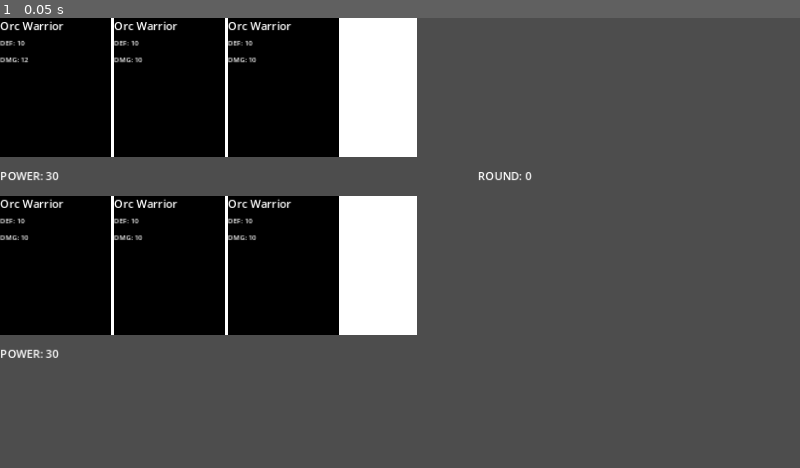
Above: before the commit, frame 1.
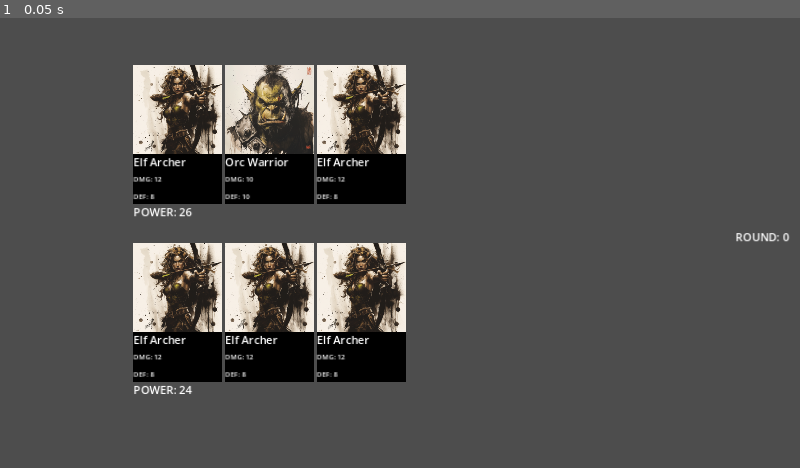
Above: after the commit, the same moment.

Repository: debris/autobattler
Game: Godot game, scene res://UI/Battle.tscn
The game is run twice, just before and just after one commit, with the same random seed, the same clock (stepped at 60 frames per second) and the same inputs. Before the commit the project starts from res://Battle.tscn.
Inputs:
- Up to frame 1 (0.05 s): no input

The runs differ from the first frame. In frame 1, 38% of the frame differs, in the area x 0-99%, y 0-84%.

Commit message:
reorganization && assets

Diff:
--- a/Battle.tscn
+++ /dev/null
@@ -1,20 +0,0 @@
-[gd_scene load_steps=3 format=3 uid="uid://dxvn6rx8m3xcl"]
-
-[ext_resource type="Script" path="res://Battle.gd" id="1_w871l"]
-[ext_resource type="PackedScene" uid="uid://cdnpjps8d0c6u" path="res://UI/BattleTeamControl.tscn" id="2_w07n4"]
-
-[node name="Battle" type="Node2D"]
-script = ExtResource("1_w871l")
-
-[node name="TeamA" parent="." instance=ExtResource("2_w07n4")]
-
-[node name="TeamB" parent="." instance=ExtResource("2_w07n4")]
-offset_top = 256.0
-offset_bottom = 456.0
-
-[node name="Round" type="Label" parent="."]
-offset_left = 688.0
-offset_top = 216.0
-offset_right = 728.0
-offset_bottom = 239.0
-text = "Round"
--- a/BattleState.gd
+++ b/Engine/BattleState.gd
@@ -25,26 +25,26 @@
 # private
 func _execute_def():
 	for battle_unit in team_a.members:
-		if battle_unit.unit.is_def_active_at_round(round):
+		if battle_unit.unit.def_schedule.at(round):
 			team_a.power += battle_unit.def
 			action_executed.emit(ActionTeamDefend.new(battle_unit, team_a, battle_unit.def))
 			await _internal_proceed
 
 	for battle_unit in team_b.members:
-		if battle_unit.unit.is_def_active_at_round(round):
+		if battle_unit.unit.def_schedule.at(round):
 			team_b.power += battle_unit.def
 			action_executed.emit(ActionTeamDefend.new(battle_unit, team_b, battle_unit.def))
 			await _internal_proceed
 
 func _execute_dmg():
 	for battle_unit in team_a.members:
-		if battle_unit.unit.is_dmg_active_at_round(round):
+		if battle_unit.unit.dmg_schedule.at(round):
 			team_b.power -= battle_unit.dmg
 			action_executed.emit(ActionTeamAttack.new(battle_unit, team_a, battle_unit.dmg))
 			await _internal_proceed
 
 	for battle_unit in team_b.members:
-		if battle_unit.unit.is_dmg_active_at_round(round):
+		if battle_unit.unit.dmg_schedule.at(round):
 			team_a.power -= battle_unit.dmg
 			action_executed.emit(ActionTeamAttack.new(battle_unit, team_b, battle_unit.dmg))
 			await _internal_proceed
@@ -53,13 +53,13 @@
 func _execute_skills():
 	var team_a_actions = []
 	for battle_unit in team_a.members:
-		if battle_unit.unit.is_skill_active_at_round(round):
+		if battle_unit.unit.skill_schedule.at(round):
 			var action = battle_unit.unit.skill._execute(battle_unit, team_a, self)
 			team_a_actions.push_back(action)
 
 	var team_b_actions = []
 	for battle_unit in team_b.members:
-		if battle_unit.unit.is_skill_active_at_round(round):
+		if battle_unit.unit.skill_schedule.at(round):
 			var action = battle_unit.unit.skill._execute(battle_unit, team_b, self)
 			team_b_actions.push_back(action)
 
--- /dev/null
+++ b/Engine/OwnedUnit.gd
@@ -0,0 +1,16 @@
+extends Resource
+class_name OwnedUnit
+
+@export var base: Unit
+
+@export var dmg: int
+# size 3 to 8, 1 to 3 is true
+@export var dmg_schedule: Schedule
+
+@export var def: int
+# size 3 to 8, 1 to 3 is true
+@export var def_schedule: Schedule
+
+@export var skill: Skill
+# size 3 to 8, 1 to 3 is true
+@export var skill_schedule: Schedule
--- /dev/null
+++ b/Engine/Schedule.gd
@@ -0,0 +1,19 @@
+# Skill schedule
+#
+# Skill can be scheduled for X out of Y round (X / Y)
+#
+# 1/3 33%
+# 1/4 25%
+#
+# 2/5 40%
+# 2/6 33%
+#
+# 3/7 42%
+# 3/8 37.5%
+extends Resource
+class_name Schedule
+
+@export var data: Array[bool]
+
+func at(round: int) -> bool:
+	return data[round % data.size()]
--- /dev/null
+++ b/Engine/Units/ElfArcher.gd
@@ -0,0 +1,9 @@
+extends Unit
+class_name UnitElfArcher
+
+func _init():
+	name = "Elf Archer"
+	texture = load("res://Assets/Units/elf_archer.png")
+	dmg = 12
+	def = 8
+	skill = Skill.new()
--- /dev/null
+++ b/Engine/Units/OrcWarrior.gd
@@ -0,0 +1,9 @@
+extends Unit
+class_name UnitOrcWarrior
+
+func _init():
+	name = "Orc Warrior"
+	texture = load("res://Assets/Units/orc_warrior.png")
+	dmg = 10
+	def = 10
+	skill = SkillBloodRage.new()
--- /dev/null
+++ b/Engine/Units/VikingWarrior.gd
@@ -0,0 +1,9 @@
+extends Unit
+class_name UnitVikingWarrior
+
+func _init():
+	name = "Viking Warrior"
+	texture = load("res://Assets/Units/viking_warrior.png")
+	dmg = 10
+	def = 10
+	skill = Skill.new()
--- a/OwnedUnit.gd
+++ /dev/null
@@ -1,25 +0,0 @@
-extends Resource
-class_name OwnedUnit
-
-@export var base: Unit
-
-@export var dmg: int
-# size 3 to 8, 1 to 3 is true
-@export var dmg_rounds: Array[bool]
-
-@export var def: int
-# size 3 to 8, 1 to 3 is true
-@export var def_rounds: Array[bool]
-
-@export var skill: Skill
-# size 3 to 8, 1 to 3 is true
-@export var skill_rounds: Array[bool]
-
-func is_dmg_active_at_round(round: int) -> bool:
-	return dmg_rounds[round % dmg_rounds.size()]
-
-func is_def_active_at_round(round: int) -> bool:
-	return def_rounds[round % def_rounds.size()]
-
-func is_skill_active_at_round(round: int) -> bool:
-	return skill_rounds[round % skill_rounds.size()]
--- a/Battle.gd
+++ b/UI/Battle.gd
@@ -1,7 +1,7 @@
 extends Node2D
 
-@onready var team_a_control = $TeamA
-@onready var team_b_control = $TeamB
+@onready var team_a_control = $CenterContainer/GridContainer/TeamA
+@onready var team_b_control = $CenterContainer/GridContainer/TeamB
 @onready var round_label = $Round
 
 var battle_state: BattleState
@@ -34,12 +34,7 @@
 	round_label.text = "ROUND: " + str(battle_state.round)
 
 func random_unit() -> OwnedUnit:
-	var unit = Unit.new()
-	unit.name = "Orc Warrior"
-	unit.dmg = 10
-	unit.def = 10
-	unit.skill = SkillBloodRage.new()
-
+	var unit = [UnitOrcWarrior.new(), UnitElfArcher.new(), UnitVikingWarrior.new()].pick_random()
 	var owned_unit = claim_unit(unit)
 	return owned_unit
 
@@ -50,11 +45,13 @@
 	owned_unit.def = unit.def
 	owned_unit.skill = unit.skill
 
-	owned_unit.dmg_rounds = random_rounds()
-	owned_unit.def_rounds = random_rounds()
-	owned_unit.skill_rounds = random_rounds()
+	owned_unit.dmg_schedule = random_schedule()
+	owned_unit.def_schedule = random_schedule()
+	owned_unit.skill_schedule = random_schedule()
 	return owned_unit
 
-func random_rounds() -> Array[bool]:
+func random_schedule() -> Schedule:
 	# TODO: do it properly
-	return [true, false, false]
+	var schedule = Schedule.new()
+	schedule.data = [true, false, false] as Array[bool]
+	return schedule
--- /dev/null
+++ b/UI/Battle.tscn
@@ -0,0 +1,35 @@
+[gd_scene load_steps=3 format=3 uid="uid://dxvn6rx8m3xcl"]
+
+[ext_resource type="Script" path="res://UI/Battle.gd" id="1_w871l"]
+[ext_resource type="PackedScene" uid="uid://cdnpjps8d0c6u" path="res://UI/BattleTeamControl.tscn" id="2_w07n4"]
+
+[node name="Battle" type="Node2D"]
+script = ExtResource("1_w871l")
+
+[node name="CenterContainer" type="CenterContainer" parent="."]
+anchors_preset = 15
+anchor_right = 1.0
+anchor_bottom = 1.0
+offset_right = 1152.0
+offset_bottom = 648.0
+grow_horizontal = 2
+grow_vertical = 2
+
+[node name="GridContainer" type="GridContainer" parent="CenterContainer"]
+layout_mode = 2
+theme_override_constants/h_separation = 0
+theme_override_constants/v_separation = 0
+
+[node name="TeamA" parent="CenterContainer/GridContainer" instance=ExtResource("2_w07n4")]
+layout_mode = 2
+
+[node name="TeamB" parent="CenterContainer/GridContainer" instance=ExtResource("2_w07n4")]
+layout_mode = 2
+
+[node name="Round" type="Label" parent="."]
+offset_left = 1000.0
+offset_top = 304.0
+offset_right = 1136.0
+offset_bottom = 328.0
+text = "Round"
+horizontal_alignment = 2
--- a/UI/BattleTeamControl.gd
+++ b/UI/BattleTeamControl.gd
@@ -1,4 +1,4 @@
-extends ColorRect
+extends Control
 
 @onready var team_grid = $TeamGrid
 @onready var power_label = $Power
--- a/UI/BattleTeamControl.tscn
+++ b/UI/BattleTeamControl.tscn
@@ -2,24 +2,26 @@
 
 [ext_resource type="Script" path="res://UI/BattleTeamControl.gd" id="1_r0ohk"]
 
-[node name="ColorRect" type="ColorRect"]
+[node name="ColorRect" type="Control"]
+custom_minimum_size = Vector2(768, 256)
+layout_mode = 3
+anchors_preset = 0
 offset_right = 600.0
-offset_bottom = 200.0
+offset_bottom = 256.0
 script = ExtResource("1_r0ohk")
 
 [node name="TeamGrid" type="GridContainer" parent="."]
 layout_mode = 1
-anchors_preset = 15
+anchors_preset = 10
 anchor_right = 1.0
-anchor_bottom = 1.0
+offset_bottom = 200.0
 grow_horizontal = 2
-grow_vertical = 2
 columns = 6
 
 [node name="Power" type="Label" parent="."]
 layout_mode = 0
-offset_top = 216.0
+offset_top = 200.0
 offset_right = 240.0
-offset_bottom = 239.0
+offset_bottom = 256.0
 text = "Power
 "
--- a/UI/BattleUnitControl.gd
+++ b/UI/BattleUnitControl.gd
@@ -12,3 +12,6 @@
 func _process(delta):
 	def_label.text = "DEF: " + str(battle_unit.def)
 	dmg_label.text = "DMG: " + str(battle_unit.dmg)
+
+func _draw():
+	draw_texture_rect(battle_unit.unit.base.texture, Rect2(Vector2(0, 0), Vector2(size.x, size.x)), false)
--- a/UI/BattleUnitControl.tscn
+++ b/UI/BattleUnitControl.tscn
@@ -3,33 +3,34 @@
 [ext_resource type="Script" path="res://UI/BattleUnitControl.gd" id="1_rf7mt"]
 
 [node name="BattleUnitControl" type="ColorRect"]
-custom_minimum_size = Vector2(160, 200)
-offset_right = 160.0
+custom_minimum_size = Vector2(128, 200)
+offset_right = 128.0
 offset_bottom = 200.0
 color = Color(0, 0, 0, 1)
 script = ExtResource("1_rf7mt")
 
 [node name="Name" type="Label" parent="."]
 layout_mode = 0
-offset_right = 160.0
-offset_bottom = 24.0
+offset_top = 128.0
+offset_right = 128.0
+offset_bottom = 152.0
 text = "Name"
 vertical_alignment = 1
 
 [node name="Def" type="Label" parent="."]
 layout_mode = 0
-offset_top = 23.0
-offset_right = 160.0
-offset_bottom = 48.0
+offset_top = 176.0
+offset_right = 128.0
+offset_bottom = 201.0
 theme_override_font_sizes/font_size = 10
 text = "Def:"
 vertical_alignment = 1
 
 [node name="Dmg" type="Label" parent="."]
 layout_mode = 0
-offset_top = 48.0
-offset_right = 160.0
-offset_bottom = 71.0
+offset_top = 152.0
+offset_right = 128.0
+offset_bottom = 175.0
 theme_override_font_sizes/font_size = 10
 text = "Dmg:"
 vertical_alignment = 1
--- a/Units/OrcWarrior.gd
+++ /dev/null
@@ -1,6 +0,0 @@
-extends Unit
-class_name OrcWarrior
-
-func _init():
-	name = "Orc Warrior"
-	texture = null
--- a/project.godot
+++ b/project.godot
@@ -11,10 +11,12 @@
 [application]
 
 config/name="Autobattler"
-run/main_scene="res://Battle.tscn"
+run/main_scene="res://UI/Battle.tscn"
 config/features=PackedStringArray("4.2", "Forward Plus")
 config/icon="res://icon.svg"
 
 [display]
 
+window/size/window_width_override=2304
+window/size/window_height_override=1296
 window/stretch/mode="canvas_items"
Binary file added: Assets/Units/elf_archer.png
Not shown, added: Assets/Units/elf_archer.png.import
Binary file added: Assets/Units/orc_warrior.png
Not shown, added: Assets/Units/orc_warrior.png.import
Binary file added: Assets/Units/viking_warrior.png
Not shown, added: Assets/Units/viking_warrior.png.import
Renamed: Action.gd -> Engine/Action.gd
Renamed: Actions/ActionTeamAttack.gd -> Engine/Actions/ActionTeamAttack.gd
Renamed: Actions/ActionTeamDefend.gd -> Engine/Actions/ActionTeamDefend.gd
Renamed: Actions/IncreaseDmg.gd -> Engine/Actions/IncreaseDmg.gd
Renamed: BattleTeam.gd -> Engine/BattleTeam.gd
Renamed: BattleUnit.gd -> Engine/BattleUnit.gd
(and 4 more such lines)
